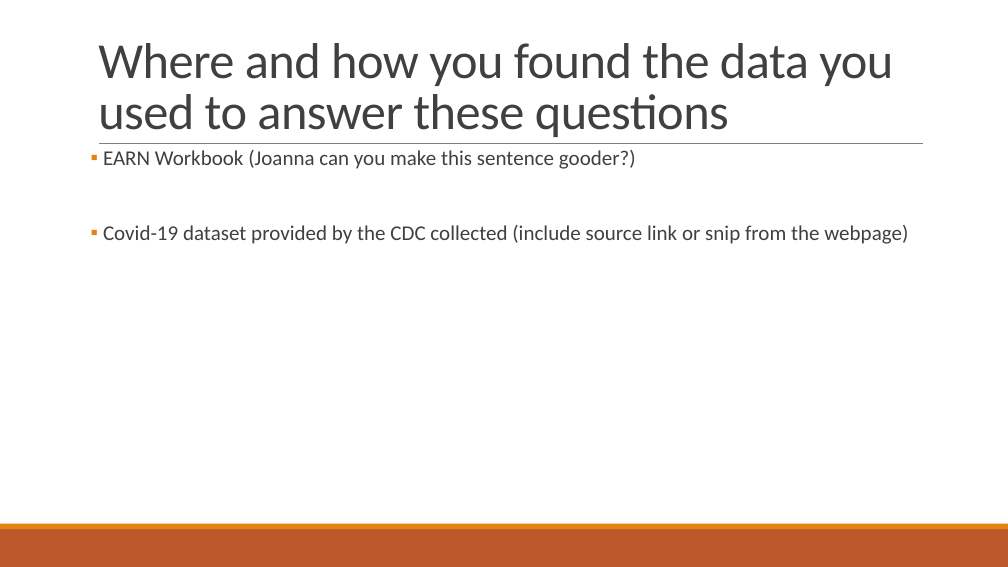
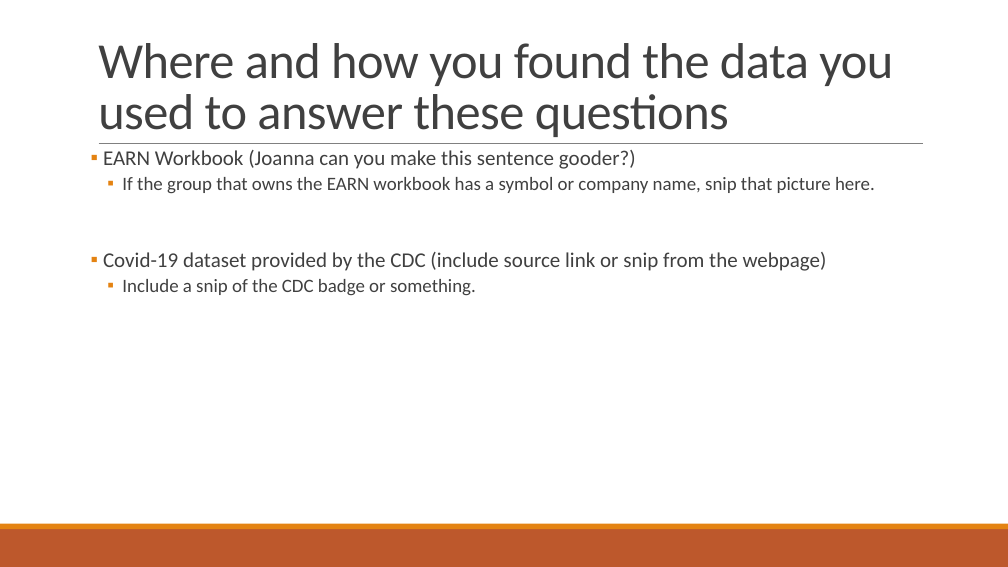
Before and after one commit to Evdawg/Project_1_Covid_Data, a slide deck: slide 15 of Project notes.pptx (slide 14 before the commit). Drawn at 1008x567 pixels with LibreOffice and Linux fonts; fonts in the diff are those of the drawing. Boxes give left, top, right and bottom in pixels: in the first picture for what was removed or moved away, otherwise in the second. Text is boxed around its words. In the diff, an @@ line names an element or a change of style, - is before the commit and + after.

Commit message:
5/15/2023: Added final TODO items for each person due prior to EOD Tues 5/15/2023. Updated draft presentation bullet points. Added clarifying information to the EARN workbook for refence during pandas work.

```diff
--- a/Project notes.pptx
+++ b/Project notes.pptx
@@ text at [103,177,875,296]: text changed; size 20 to 18 pt @@
-▪ Covid-19 dataset provided by the CDC collected (include source link or snip from the webpage)
+  ▪ If the group that owns the EARN workbook has a symbol or company name, snip that picture here.
+▪ Covid-19 dataset provided by the CDC (include source link or snip from the webpage)
+  ▪ Include a snip of the CDC badge or something.
```
Also in this commit, not shown: 2 other slides changed, 1 slide added.
